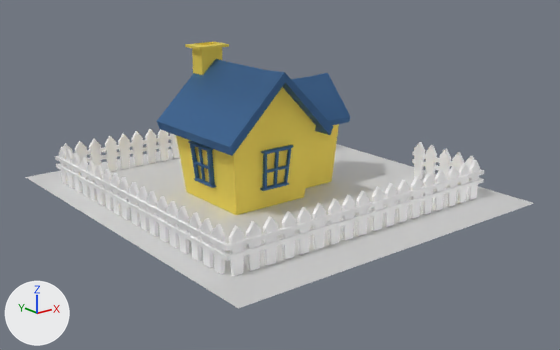
A saved change to the OBJ model assets/blueH/blueH.obj.
Before and after are seen from a 50 mm camera at (-125.5, -173.2, 72.7) aimed at (8.2, -6.1, 5.9). Arrows for +X, +Y and +Z are at lower left; the lights stay in place. Where no turn or scale is listed for an object, it has been applied to the vertices.

The scene before the commit, as lines of its bpy script (objects in view):
```python
ob_house_ground = bpy.data.objects.new('house_ground', me_house_ground)
ob_house_ground.location = (0.0, 0.0, 0.0)
ob_house_smallhoseroof = bpy.data.objects.new('house_smallHoseRoof', me_house_smallhoseroof)
ob_house_smallhoseroof.location = (0.0, 0.0, 0.0)
ob_house_window1 = bpy.data.objects.new('house_window1', me_house_window1)
ob_house_window1.location = (0.0, 0.0, 0.0)
ob_house_window2 = bpy.data.objects.new('house_window2', me_house_window2)
ob_house_window2.location = (0.0, 0.0, 0.0)
# also in view: 'Fence_house_pCube43' at (-29.1, -43.3, 5.8); 'Fence_house_fenceWood_pCube46' at (7.2, -43.7, 7.3); 'Fence_house_pCube14' at (0.0, -43.3, 5.8); 'house_Chiminea' at (-1.0, 16.0, 21.1); 'Fence_house_fenceWood_pCube47' at (7.2, -43.7, 4.9)
```
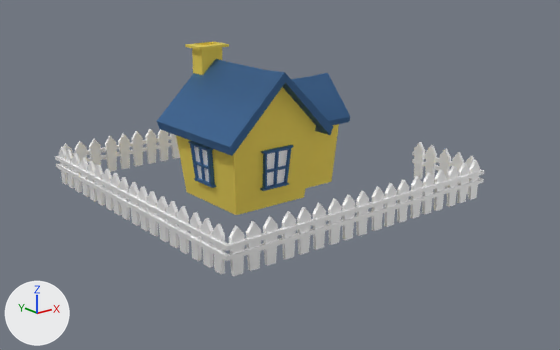
The newer file is also rescaled (x0.112) as a whole; pictures and numbers use the older file's frame.

The change, as a diff of the scene's bpy script:
```diff
--- a/assets/blueH/blueH.obj.py
+++ b/assets/blueH/blueH.obj.py
@@ mat_glass___nodes @@
 mat_glass___nodes.roughness = 0.687
-mat_glass___nodes.alpha = 0.0
@@ ob_house_ground @@
-ob_house_ground = bpy.data.objects.new('house_ground', me_house_ground)
-ob_house_ground.location = (0.0, 0.0, 0.0)
```

Where the change shows, as pixel boxes [x1, y1, x2, y2] in the pictures (560 x 350 px):
'house_ground', deleted
    before: [26, 144, 534, 308]
'house_window1', surface changed (yellow to grey)
    both: [260, 145, 294, 191]
'house_window2', surface changed
    both: [188, 141, 216, 188]
